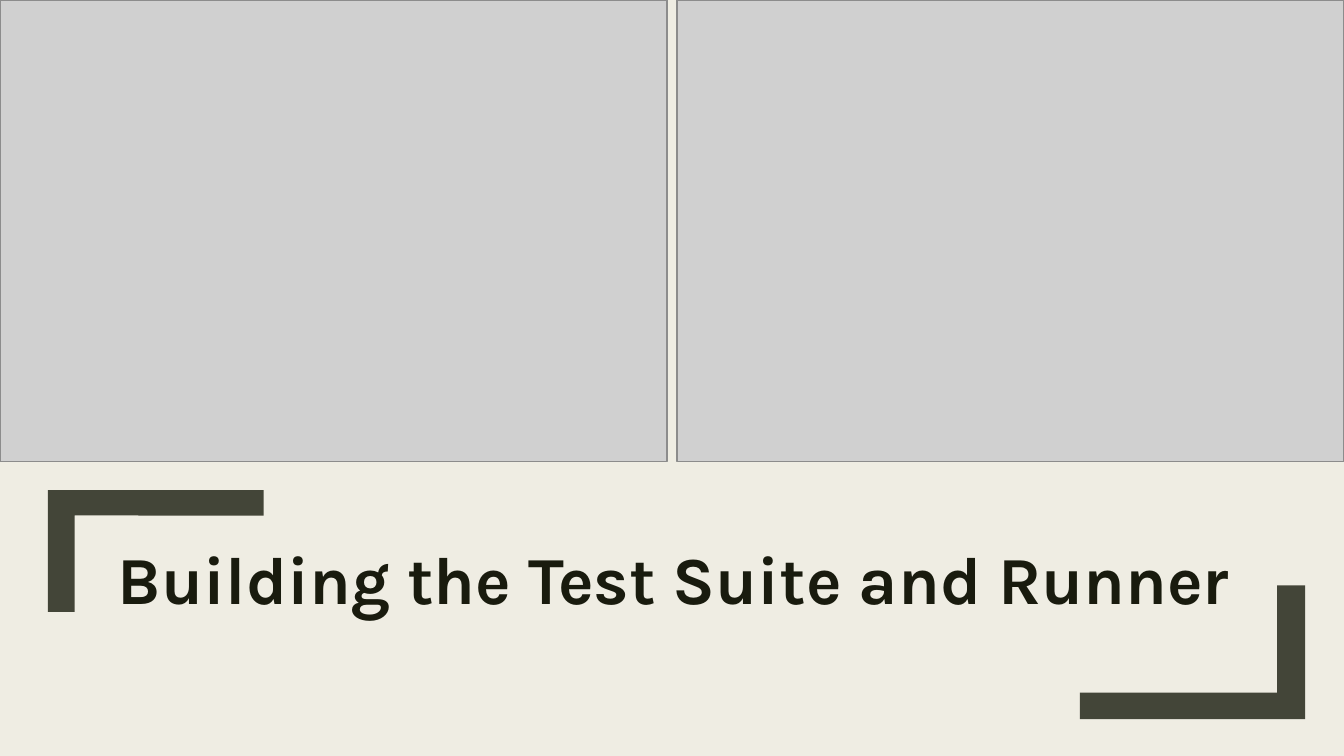
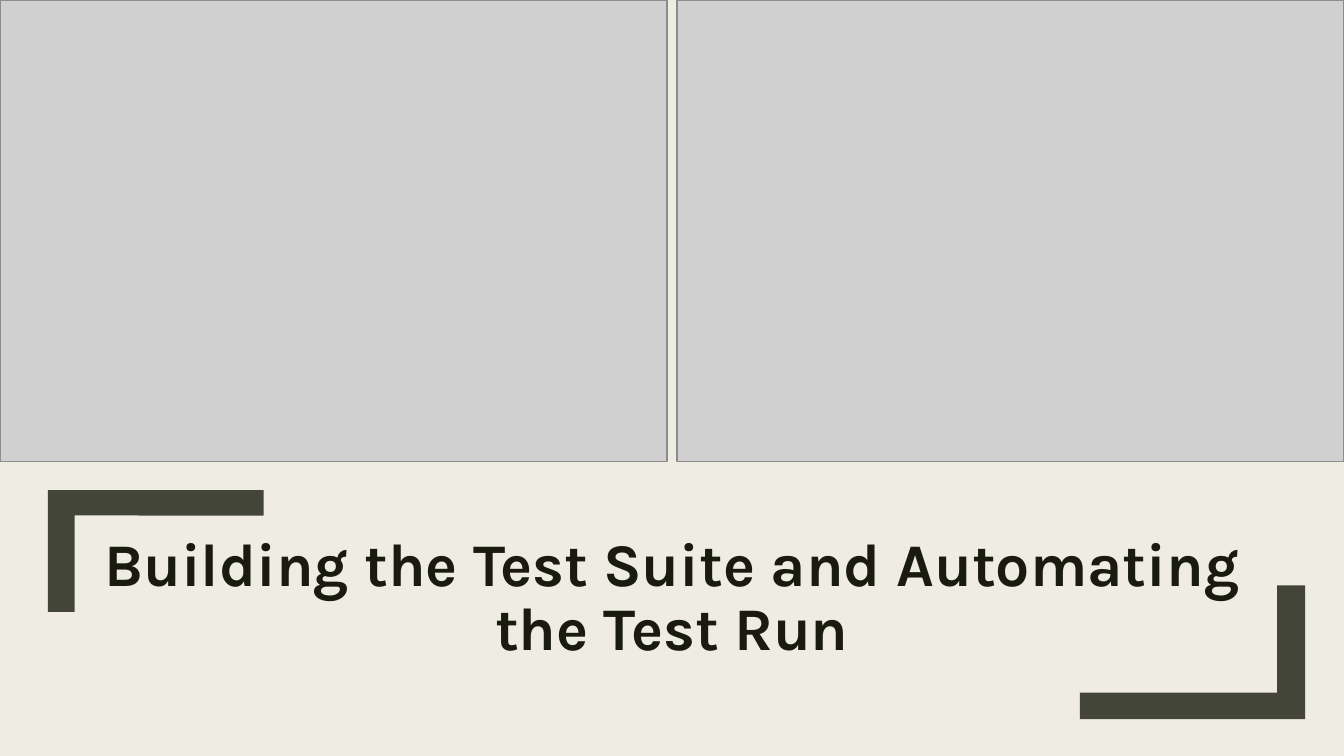
Before and after one commit to 7UsmanS/Java-TetrisTest-master, a slide deck: slide 7 of Java-TetrisTest-master/documentation/Presentation - Group.pptx. Drawn at 1344x756 pixels with LibreOffice and Linux fonts; fonts in the diff are those of the drawing; grey boxes stand for pictures. Boxes give left, top, right and bottom in pixels: in the first picture for what was removed or moved away, otherwise in the second. Text is boxed around its words. In the diff, an @@ line names an element or a change of style, - is before the commit and + after.

Commit message:
Add existing file

```diff
--- a/Java-TetrisTest-master/documentation/Presentation - Group.pptx
+++ b/Java-TetrisTest-master/documentation/Presentation - Group.pptx
@@ title at [104,543,1239,651]: text changed; size 36 to 32.4 pt @@
-Building the Test Suite and Runner
+Building the Test Suite and Automating the Test Run
```
